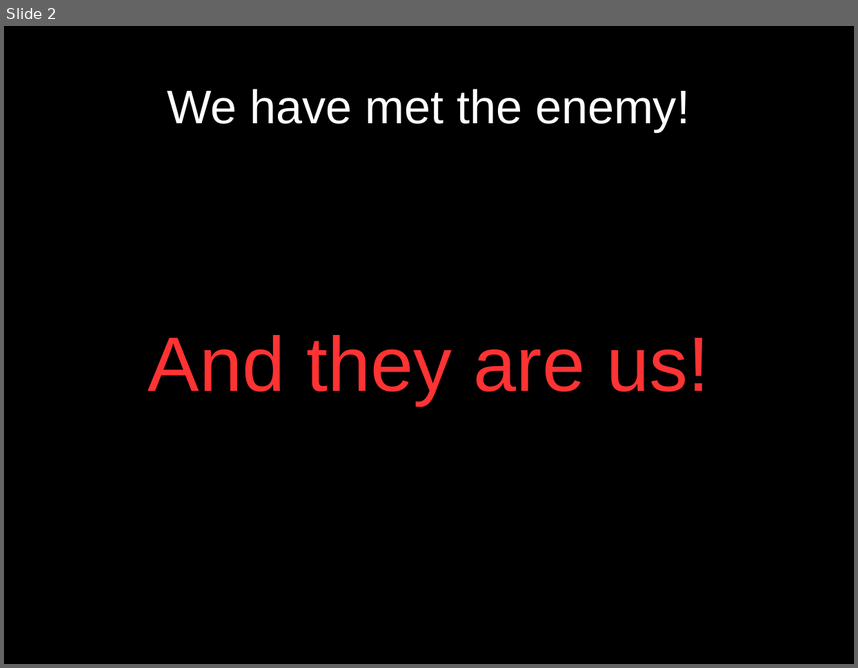
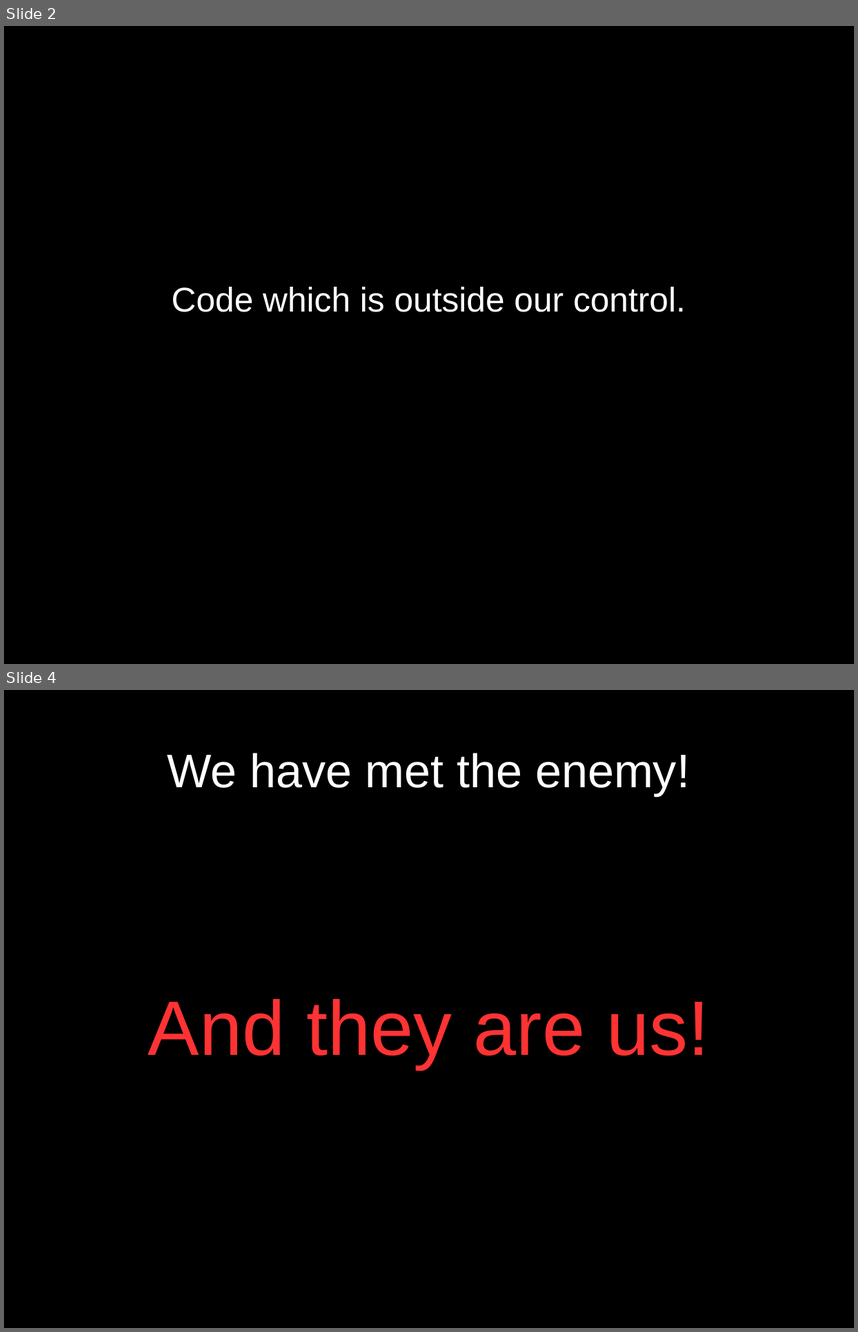
Before and after one commit to ChrisLynch42/presentations, a slide deck: codepalousa/legacy_code/coudepalousa.odp. Shown one above the other, each under a label of ours: slide 2 before the commit, slides 2 and 4 after it; the slides between them are not shown. The pictures are 858x668 and 858x1332 pixels, drawn with LibreOffice and Linux fonts; fonts in the diff are those of the drawing. Boxes give left, top, right and bottom in pixels: in the first picture for what was removed or moved away, otherwise in the second. Text is boxed around its words. In the diff, an @@ line names an element or a change of style, - is before the commit and + after.

```diff
--- a/codepalousa/legacy_code/coudepalousa.odp
+++ b/codepalousa/legacy_code/coudepalousa.odp
@@ slide 2 added at bbox=[4, 26, 854, 664], background #000000 @@
@@ subtitle added at bbox=[172, 287, 686, 312], 32 pt, text #FFFFFF @@
+Code which is outside our control.
@@ what was slide 2 is now slide 4 @@
```
Also in this commit, not shown: 6 slides changed, 3 other slides added, 3 slides removed.
